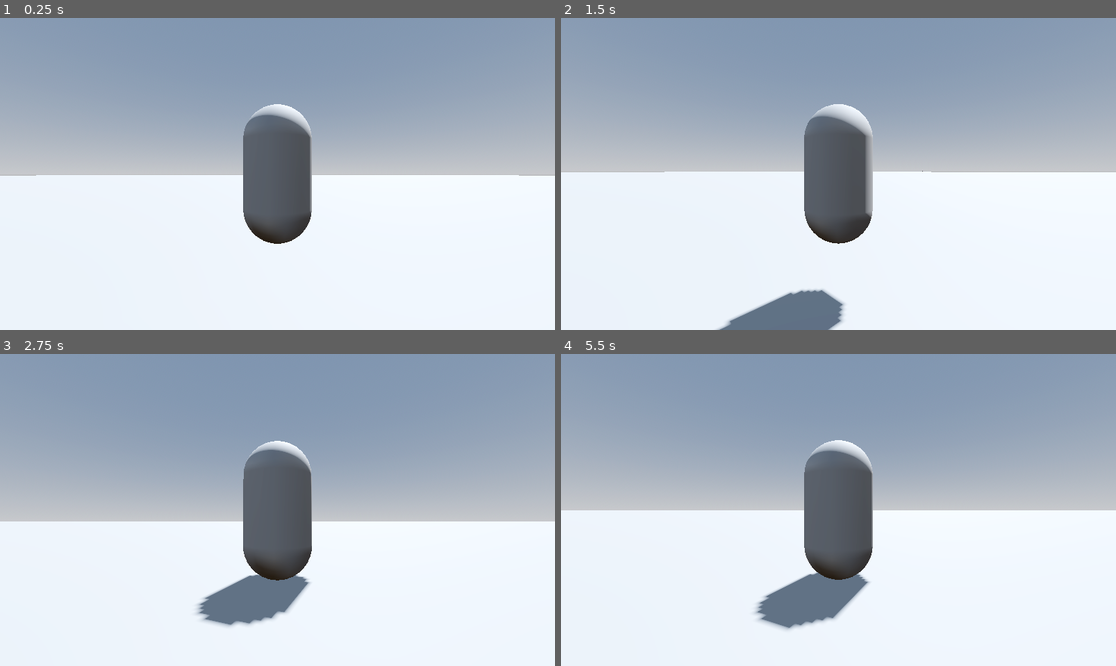
Above: before the commit, frames 1-4 (two rows, left to right).
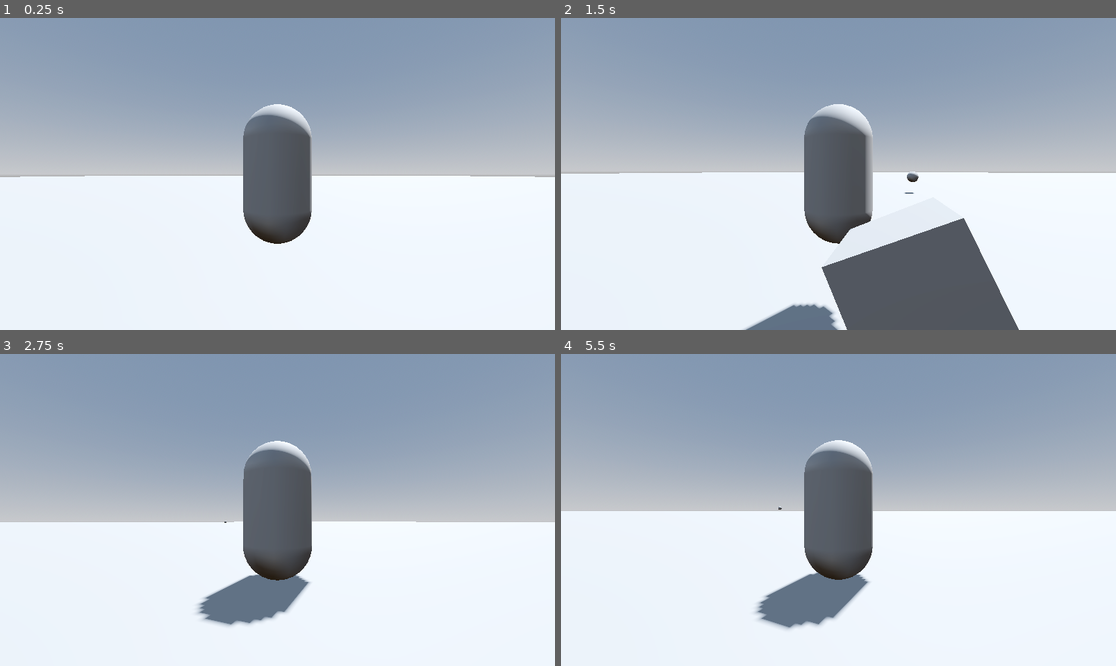
Above: after the commit, the same moments.

Repository: M3NTAL420/-1
Game: Godot game, scene res://world.tscn
Two runs of this game, one before a commit and one after it. Both use one fixed random seed, a clock stepped at 60 frames per second and the inputs below.
Inputs (mouse positions are in pixels of both pictures, inside the frame that each line leads up to):
- Up to frame 1 (0.25 s): no input
- Up to frame 2 (1.5 s): tap Enter (ui_accept) at 0.5, 0.77 s; move the mouse to (866, 174) at 0.52 s; hold W (ui_up) from 0.53 s (still down); click (866, 174) at 0.6 s; move the mouse to (810, 174) at 1.27 s; click (810, 174) at 1.35 s
- Up to frame 3 (2.75 s): keep holding W (ui_up); tap Enter (ui_accept) at 1.52 s; move the mouse to (288, 503) at 2.02 s; click (288, 503) at 2.1 s
- Up to frame 4 (5.5 s): keep holding W (ui_up); move the mouse to (832, 516) at 2.77 s; click (832, 516) at 2.85 s; tap Enter (ui_accept) at 3.02, 3.77, 4.52 s; move the mouse to (877, 513) at 3.52 s; click (877, 513) at 3.6 s; move the mouse to (794, 506) at 4.27 s; click (794, 506) at 4.35 s; move the mouse to (844, 510) at 5.02 s; click (844, 510) at 5.1 s

The runs differ from the first frame. In frame 1, 0.3% of the frame differs, in the area x 0-100%, y 50-52%; in frame 2, 10%, in the area x 0-100%, y 48-100%; in frame 3, 0.2%; in frame 4, 0.3%.

Commit message:
enemy follow me 1/4/24

Diff:
--- a/ball.gd
+++ b/ball.gd
@@ -4,12 +4,12 @@
 #@onready var forwardDirection = $Marker3D
 
 
-var speed := 100000.0
+var speed := 9800.0
 # Called when the node enters the scene tree for the first time.
 func _ready():
-	pass # Replace with function body.
+	apply_central_force(global_transform.basis.z * speed)
 
 
 # Called every frame. 'delta' is the elapsed time since the previous frame.
 func _process(delta):
-	apply_central_force(global_transform.basis.z * speed)
+	pass
--- a/ball.tscn
+++ b/ball.tscn
@@ -7,6 +7,7 @@
 [sub_resource type="SphereMesh" id="SphereMesh_lob53"]
 
 [node name="Bullet" type="RigidBody3D"]
+gravity_scale = 0.0
 script = ExtResource("1_philw")
 
 [node name="CollisionShape3D" type="CollisionShape3D" parent="."]
@@ -14,3 +15,8 @@
 
 [node name="MeshInstance3D" type="MeshInstance3D" parent="."]
 mesh = SubResource("SphereMesh_lob53")
+
+[node name="Area3D" type="Area3D" parent="." groups=["Bullet"]]
+
+[node name="CollisionShape3D2" type="CollisionShape3D" parent="Area3D"]
+shape = SubResource("SphereShape3D_waylp")
--- a/enemy.gd
+++ b/enemy.gd
@@ -1,6 +1,6 @@
 extends RigidBody3D
 
-const SPEED = 100.0
+const SPEED = 50.0
 var player_detected = false
 var player = null
 var health = 1
@@ -20,5 +20,21 @@
 
 func _on_hit_box_area_entered(body):
 	if body.is_in_group("Bullet"):
+		health-=1
 		if health <= 0:
+			queue_free()
+		pass # Replace with function body.
+
+
+func Player_enter(area):
+	if area.is_in_group("Player"):
+		player = area
+		player_detected = true
 	pass # Replace with function body.
+
+
+func player_leave(area):
+	if area.is_in_group("Player"):
+		player = null
+		player_detected = false
+	pass # Replace with function body.
--- a/enemy.tscn
+++ b/enemy.tscn
@@ -9,6 +9,7 @@
 [sub_resource type="BoxShape3D" id="BoxShape3D_8rfcl"]
 
 [sub_resource type="BoxShape3D" id="BoxShape3D_w1rl3"]
+size = Vector3(1000, 1000, 1000)
 
 [node name="enemy" type="RigidBody3D" groups=["enemy"]]
 transform = Transform3D(1, 0, 0, 0, 1, 0, 0, 0, 1, 0, 0.508327, 0)
@@ -21,13 +22,16 @@
 shape = SubResource("BoxShape3D_20606")
 
 [node name="hit box" type="Area3D" parent="." groups=["enemy"]]
+transform = Transform3D(1.47211, 0, 0, 0, 1.2033, 0, 0, 0, 1.17685, 0, 0, 0)
 
 [node name="CollisionShape3D" type="CollisionShape3D" parent="hit box"]
 shape = SubResource("BoxShape3D_8rfcl")
 
-[node name="player detect" type="Area3D" parent="."]
+[node name="player detect" type="Area3D" parent="." groups=["Player"]]
 
 [node name="CollisionShape3D" type="CollisionShape3D" parent="player detect"]
 shape = SubResource("BoxShape3D_w1rl3")
 
 [connection signal="area_entered" from="hit box" to="." method="_on_hit_box_area_entered"]
+[connection signal="area_entered" from="player detect" to="." method="Player_enter"]
+[connection signal="area_exited" from="player detect" to="." method="player_leave"]
--- a/player.tscn
+++ b/player.tscn
@@ -28,3 +28,8 @@
 script = ExtResource("3_v4xgl")
 
 [node name="RayCast3D" type="RayCast3D" parent="SpringArm3D/Camera3D"]
+
+[node name="Area3D" type="Area3D" parent="." groups=["Player"]]
+
+[node name="CollisionShape3D" type="CollisionShape3D" parent="Area3D"]
+shape = SubResource("CapsuleShape3D_ggf2d")
--- a/world.tscn
+++ b/world.tscn
@@ -1,6 +1,7 @@
-[gd_scene load_steps=7 format=3 uid="uid://dcg0n4dje08q6"]
+[gd_scene load_steps=8 format=3 uid="uid://dcg0n4dje08q6"]
 
 [ext_resource type="PackedScene" uid="uid://xj4qe4crjy8h" path="res://player.tscn" id="1_ca4d1"]
+[ext_resource type="PackedScene" uid="uid://vcbtjljs8vum" path="res://enemy.tscn" id="2_ht1xc"]
 
 [sub_resource type="ProceduralSkyMaterial" id="ProceduralSkyMaterial_wvkmi"]
 sky_horizon_color = Color(0.64625, 0.65575, 0.67075, 1)
@@ -31,7 +32,7 @@
 shadow_enabled = true
 
 [node name="MeshInstance3D" type="MeshInstance3D" parent="."]
-transform = Transform3D(842.34, 0, 0, 0, 0.0422642, 0, 0, 0, 834.529, 0.0314407, -1.54937, 0.0612488)
+transform = Transform3D(448.558, 0, 0, 0, 0.0382704, 0, 0, 0, 571.396, 0.0314407, -1.54937, 0.0612488)
 mesh = SubResource("BoxMesh_xqj0p")
 
 [node name="StaticBody3D" type="StaticBody3D" parent="MeshInstance3D"]
@@ -41,3 +42,6 @@
 
 [node name="Player" parent="." instance=ExtResource("1_ca4d1")]
 transform = Transform3D(1, 0, 0, 0, 1, 0, 0, 0, 1, 0.0350858, 1.2187, 0.356772)
+
+[node name="enemy" parent="." instance=ExtResource("2_ht1xc")]
+transform = Transform3D(0.503488, 0, 6.23137, 0, 20.0094, 0, -0.864002, 0, 3.63126, -18.1306, 8.92135, 21.6036)
